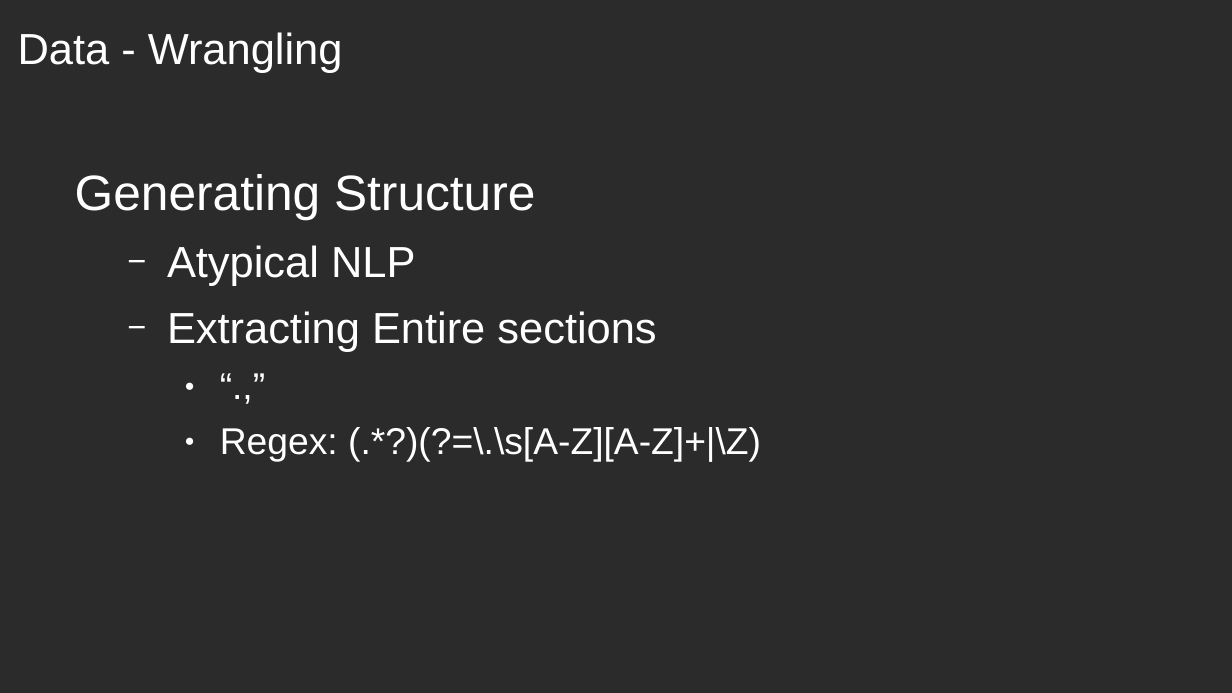
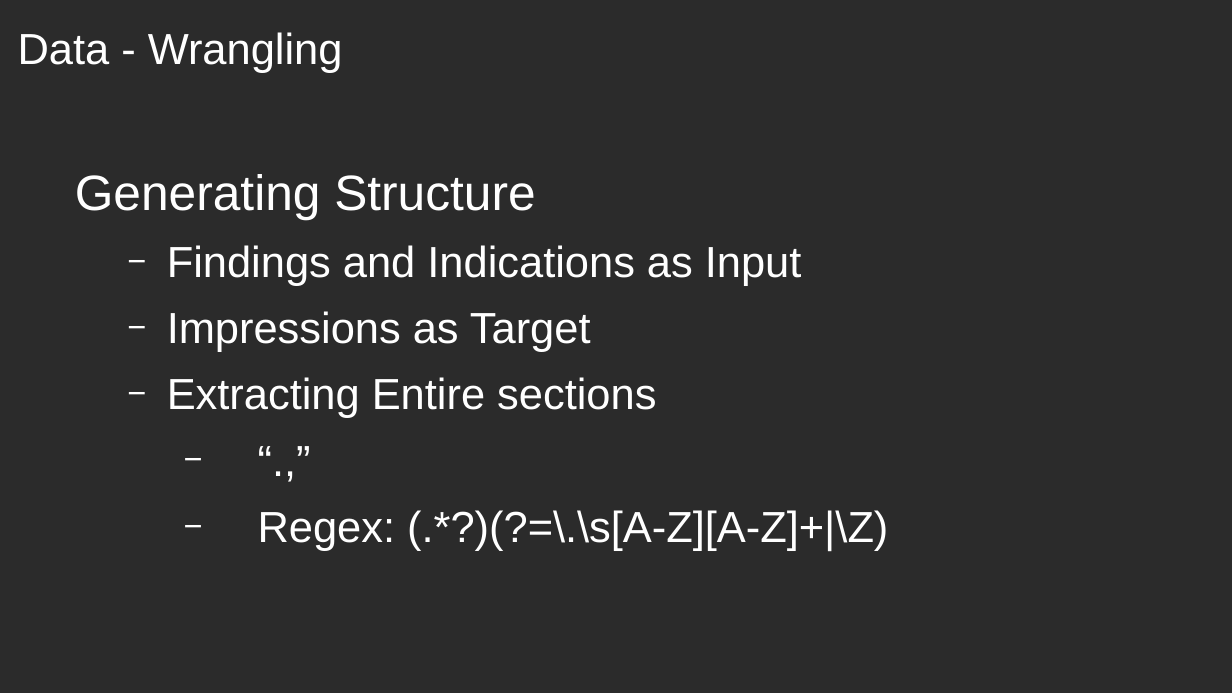
Before and after one commit to thimmis/capstone_three, a slide deck: slide 4 of files/final_project_presentation.ppt. Drawn at 1232x693 pixels with LibreOffice and Linux fonts; fonts in the diff are those of the drawing; background and template pictures are left out; a plain dark background stands for a picture behind light text. Boxes give left, top, right and bottom in pixels: in the first picture for what was removed or moved away, otherwise in the second. Text is boxed around its words. In the diff, an @@ line names an element or a change of style, - is before the commit and + after.

```diff
--- a/files/final_project_presentation.ppt
+++ b/files/final_project_presentation.ppt
@@ text at (75,174,888,551): size 24 to 28 pt in "“.,”", "Regex: (.*?)(?=\.\s[A-Z][A-Z]+|\Z)"; bullet ● to −; list level 3 to 2 in "“.,”"; list level 3 to 2 in "Regex: (.*?)(?=\.\s[A-Z][A-Z]+|\Z)" @@
@@ text at (167,245,802,352): text changed @@
-  − Atypical NLP
+  − Findings and Indications as Input
+  − Impressions as Target
```
Also in this commit, not shown: 2 other slides changed, 2 slides added.
